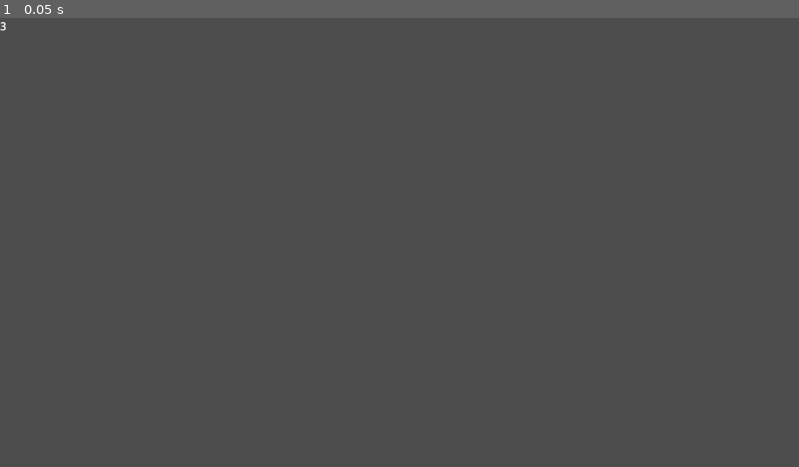
Above: before the commit, frame 1.
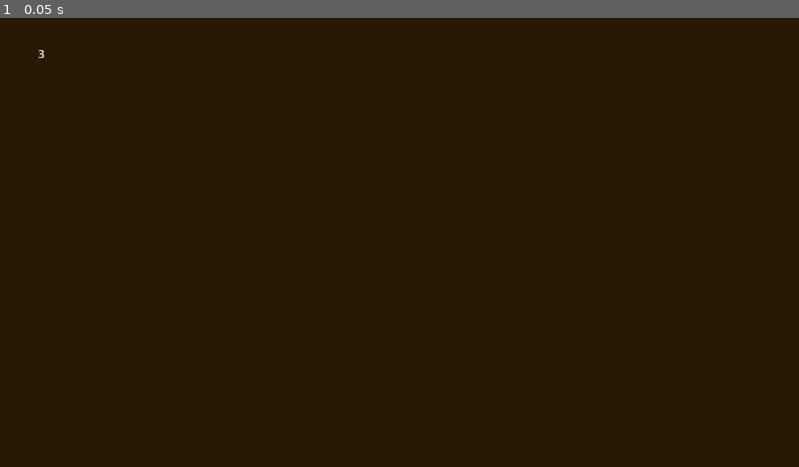
Above: after the commit, the same moment.

Repository: daedaebae/Econoverse
Game: Godot game, scene res://scenes/MAIN.tscn
Same seed, same stepped clock (60 frames per second), same inputs: the game is played once before the commit and once after it. Before the commit the project starts from res://main.tscn.
Inputs:
- Up to frame 1 (0.05 s): no input

The runs differ from the first frame. In frame 1, 100% of the frame differs, in the area x 0-100%, y 0-100%.

Commit message:
quick stuff
music, background, spacing, basic notes scene, organized project

Diff:
--- /dev/null
+++ b/econograph/NOTES.tscn
@@ -0,0 +1,41 @@
+[gd_scene format=3 uid="uid://c8fg1ulosvcar"]
+
+[node name="Notes" type="Control"]
+layout_mode = 3
+anchors_preset = 15
+anchor_right = 1.0
+anchor_bottom = 1.0
+grow_horizontal = 2
+grow_vertical = 2
+size_flags_horizontal = 6
+size_flags_vertical = 6
+
+[node name="ColorRect" type="ColorRect" parent="."]
+layout_mode = 1
+anchors_preset = 15
+anchor_right = 1.0
+anchor_bottom = 1.0
+grow_horizontal = 2
+grow_vertical = 2
+color = Color(0, 0, 0, 1)
+
+[node name="Whatever you want" type="Node" parent="."]
+
+[node name="FlowContainer" type="FlowContainer" parent="."]
+top_level = true
+layout_mode = 1
+anchors_preset = 15
+anchor_right = 1.0
+anchor_bottom = 1.0
+grow_horizontal = 2
+grow_vertical = 2
+
+[node name="RichTextLabel" type="RichTextLabel" parent="FlowContainer"]
+custom_minimum_size = Vector2(500, 500)
+layout_mode = 2
+size_flags_horizontal = 3
+text = "8/21/25; I guess this works, still want a little note-making scene that's quick to use. There is a #TODO tag you can use within godot scripts, but I don't know how to review your todo lines. -kc
+"
+fit_content = true
+scroll_following = true
+context_menu_enabled = true
--- /dev/null
+++ b/econograph/default_bus_layout.tres
@@ -0,0 +1,54 @@
+[gd_resource type="AudioBusLayout" load_steps=5 format=3 uid="uid://02owi0r4mf8p"]
+
+[sub_resource type="AudioEffectStereoEnhance" id="AudioEffectStereoEnhance_j3pel"]
+resource_name = "StereoEnhance"
+pan_pullout = 0.3
+
+[sub_resource type="AudioEffectReverb" id="AudioEffectReverb_j3pel"]
+resource_name = "Reverb"
+damping = 0.08
+spread = 0.6
+hipass = 0.11
+dry = 0.8
+wet = 0.15
+
+[sub_resource type="AudioEffectCompressor" id="AudioEffectCompressor_j3pel"]
+resource_name = "Compressor"
+threshold = -4.8
+ratio = 2.0
+gain = 0.9
+mix = 0.9
+
+[sub_resource type="AudioEffectStereoEnhance" id="AudioEffectStereoEnhance_g28q7"]
+resource_name = "StereoEnhance"
+pan_pullout = 1.05
+time_pullout_ms = 3.25
+surround = 0.2
+
+[resource]
+bus/1/name = &"Music"
+bus/1/solo = false
+bus/1/mute = false
+bus/1/bypass_fx = false
+bus/1/volume_db = -10.0692
+bus/1/send = &"Master"
+bus/1/effect/0/effect = SubResource("AudioEffectStereoEnhance_j3pel")
+bus/1/effect/0/enabled = true
+bus/1/effect/1/effect = SubResource("AudioEffectReverb_j3pel")
+bus/1/effect/1/enabled = true
+bus/1/effect/2/effect = SubResource("AudioEffectCompressor_j3pel")
+bus/1/effect/2/enabled = true
+bus/1/effect/3/effect = SubResource("AudioEffectStereoEnhance_g28q7")
+bus/1/effect/3/enabled = true
+bus/2/name = &"UI"
+bus/2/solo = false
+bus/2/mute = false
+bus/2/bypass_fx = false
+bus/2/volume_db = 0.0
+bus/2/send = &"Master"
+bus/3/name = &"SFX"
+bus/3/solo = false
+bus/3/mute = false
+bus/3/bypass_fx = false
+bus/3/volume_db = 0.0
+bus/3/send = &"Master"
--- a/econograph/main.tscn
+++ /dev/null
@@ -1,24 +0,0 @@
-[gd_scene load_steps=2 format=3 uid="uid://qdn2ymj50ymd"]
-
-[ext_resource type="Script" uid="uid://b6s6qj2wlkhdh" path="res://worldclock.gd" id="1_ig7tw"]
-
-[node name="Main" type="Control"]
-layout_mode = 3
-anchors_preset = 15
-anchor_right = 1.0
-anchor_bottom = 1.0
-grow_horizontal = 2
-grow_vertical = 2
-script = ExtResource("1_ig7tw")
-
-[node name="Counter" type="Label" parent="."]
-layout_mode = 0
-offset_right = 40.0
-offset_bottom = 23.0
-
-[node name="WorldClock" type="Label" parent="."]
-offset_right = 40.0
-offset_bottom = 23.0
-text = "$counter"
-
-[node name="Timer" type="Timer" parent="."]
--- a/econograph/project.godot
+++ b/econograph/project.godot
@@ -15,6 +15,14 @@
 config/features=PackedStringArray("4.4", "GL Compatibility")
 config/icon="res://icon.svg"
 
+[file_customization]
+
+folder_colors={
+"res://assets/": "orange",
+"res://scenes/": "blue",
+"res://scripts/": "yellow"
+}
+
 [rendering]
 
 renderer/rendering_method="gl_compatibility"
--- /dev/null
+++ b/econograph/scenes/MAIN.tscn
@@ -0,0 +1,50 @@
+[gd_scene load_steps=3 format=3 uid="uid://qdn2ymj50ymd"]
+
+[ext_resource type="Script" uid="uid://b6s6qj2wlkhdh" path="res://scripts/worldclock.gd" id="1_apk53"]
+[ext_resource type="AudioStream" uid="uid://dk84bwd8fdxvl" path="res://assets/audio/Chill in the Grove remix v1.2.mp3" id="2_08hpn"]
+
+[node name="Main" type="Control"]
+layout_mode = 3
+anchors_preset = 15
+anchor_right = 1.0
+anchor_bottom = 1.0
+grow_horizontal = 2
+grow_vertical = 2
+script = ExtResource("1_apk53")
+
+[node name="Background" type="ColorRect" parent="."]
+layout_mode = 1
+anchors_preset = 15
+anchor_right = 1.0
+anchor_bottom = 1.0
+grow_horizontal = 2
+grow_vertical = 2
+color = Color(0.152857, 0.0984095, 0.0117827, 1)
+
+[node name="Counter" type="Label" parent="."]
+custom_minimum_size = Vector2(100, 20)
+layout_mode = 0
+offset_left = 10.0
+offset_top = 10.0
+offset_right = 110.0
+offset_bottom = 33.0
+horizontal_alignment = 1
+vertical_alignment = 1
+
+[node name="WorldClock" type="Label" parent="."]
+custom_minimum_size = Vector2(100, 20)
+layout_mode = 0
+offset_left = 10.0
+offset_top = 40.0
+offset_right = 80.0
+offset_bottom = 63.0
+text = "$counter"
+horizontal_alignment = 1
+vertical_alignment = 1
+
+[node name="Timer" type="Timer" parent="."]
+
+[node name="MusicLoop" type="AudioStreamPlayer" parent="."]
+stream = ExtResource("2_08hpn")
+autoplay = true
+bus = &"Music"
Not shown, added: econograph/assets/audio/Chill in the Grove remix v1.2.mp3.import
Renamed: econograph/worldclock.gd -> econograph/scripts/worldclock.gd
Renamed: econograph/worldclock.gd.uid -> econograph/scripts/worldclock.gd.uid
Not shown, added: econograph/assets/audio/Chill in the Grove remix v1.2.mp3
